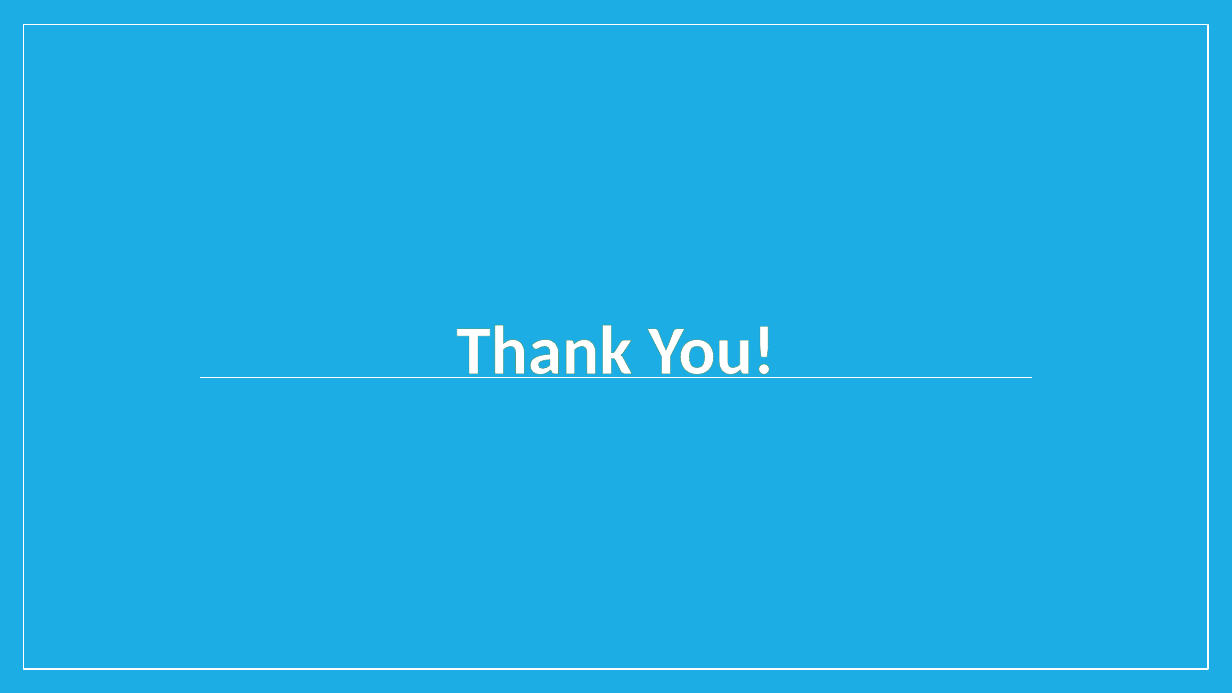
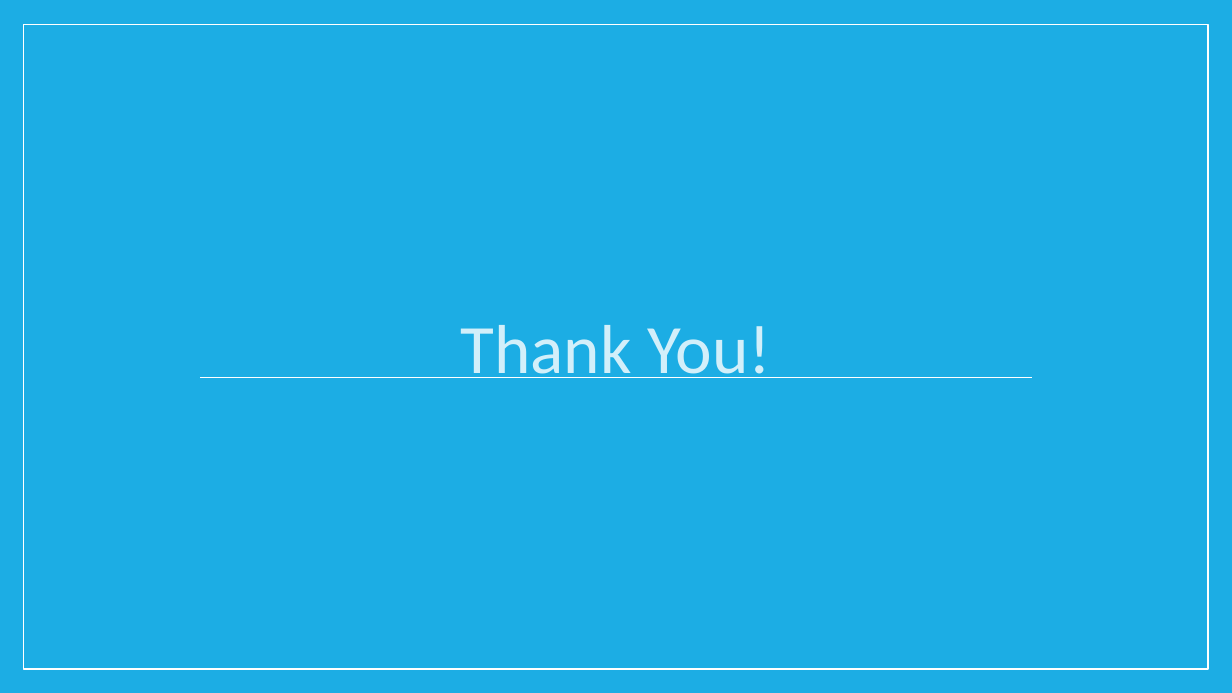
Before and after one commit to dhruvdhody-huawei/98, a slide deck: slide 8 of draft-ietf-pce-pcep-yang-02.pptx (slide 4 before the commit). Drawn at 1232x693 pixels with LibreOffice and Linux fonts; fonts in the diff are those of the drawing. Boxes give left, top, right and bottom in pixels: in the first picture for what was removed or moved away, otherwise in the second. Text is boxed around its words. In the diff, an @@ line names an element or a change of style, - is before the commit and + after.

```diff
--- a/draft-ietf-pce-pcep-yang-02.pptx
+++ b/draft-ietf-pce-pcep-yang-02.pptx
@@ text "Thank You!" at (460,325,771,378): text colour #FFFFFF to #D2EFFA, letter outline #3E8853 0.8 pt to none, bold off @@
```
Also in this commit, not shown: 1 other slide changed, 4 slides added, 1 other file.
